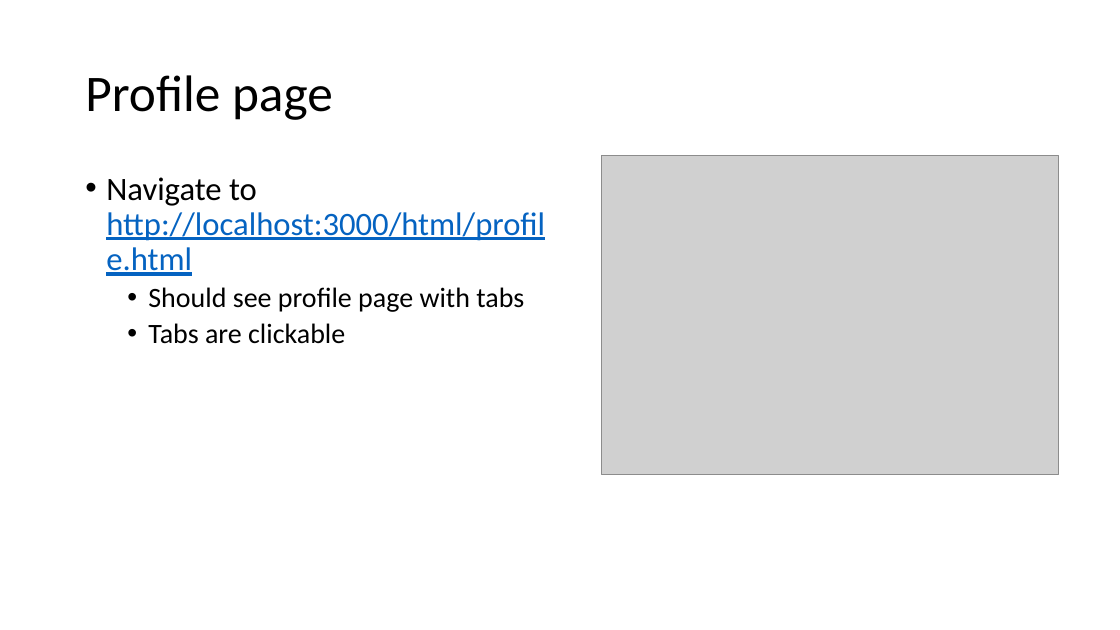
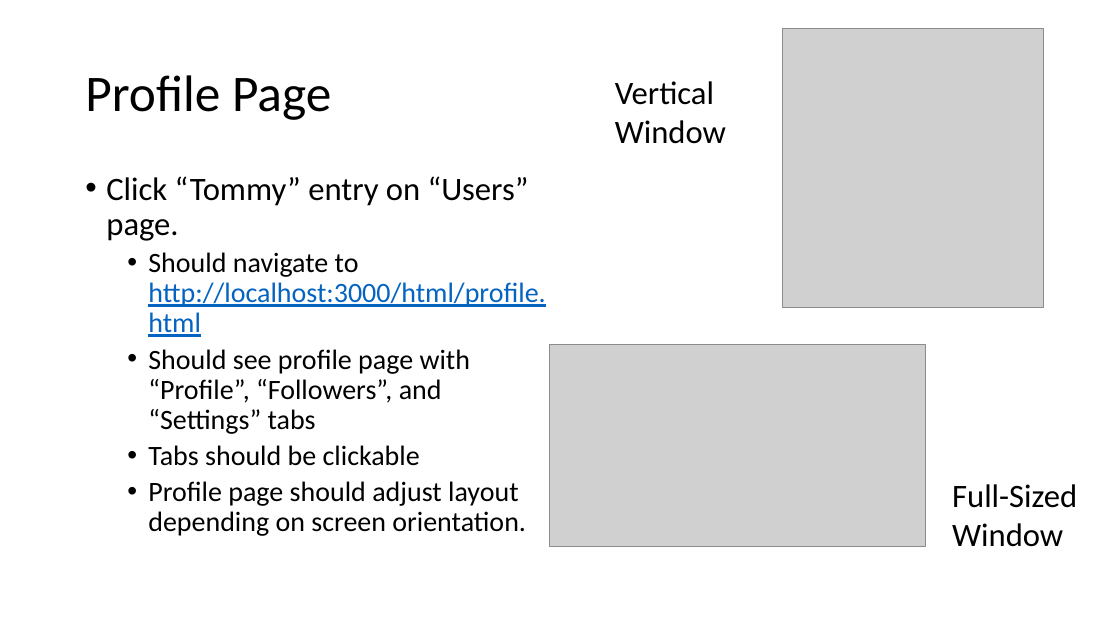
Before and after one commit to tdog191/JamATuna, a slide deck: slide 5 of Test Plan.pptx. Drawn at 1120x630 pixels with LibreOffice and Linux fonts; fonts in the diff are those of the drawing; grey boxes stand for pictures. Boxes give left, top, right and bottom in pixels: in the first picture for what was removed or moved away, otherwise in the second. Text is boxed around its words. In the diff, an @@ line names an element or a change of style, - is before the commit and + after.

Commit message:
Add documentation to 'profile.css', 'users.css', and 'profile.html', update manual test plan for profile, users, and chat pages, and upload another clip art image of a fish for the manual test plan.

```diff
--- a/Test Plan.pptx
+++ b/Test Plan.pptx
@@ picture added at (783, 28, 1044, 307) @@
@@ title at (85, 75, 331, 120): text changed @@
-Profile page
+Profile Page
@@ text added at (615, 81, 726, 144), 28 pt, text #000000 @@
+Vertical Window
@@ text at (106, 176, 545, 536): text changed; size 28 to 24 pt @@
-• Navigate to http://localhost:3000/html/profile.html
-  • Should see profile page with tabs
-  • Tabs are clickable
+• Click “Tommy” entry on “Users” page.
+  • Should navigate to http://localhost:3000/html/profile.html
+  • Should see profile page with “Profile”, “Followers”, and “Settings” tabs
+  • Tabs should be clickable
+  • Profile page should adjust layout depending on screen orientation.
@@ picture removed at (602, 155, 1059, 474) @@
@@ picture added at (549, 344, 926, 546) @@
@@ text added at (952, 484, 1077, 547), 28 pt, text #000000 @@
+Full-Sized Window
```
Also in this commit, not shown: 5 other slides changed, 4 slides added, 4 other files.
